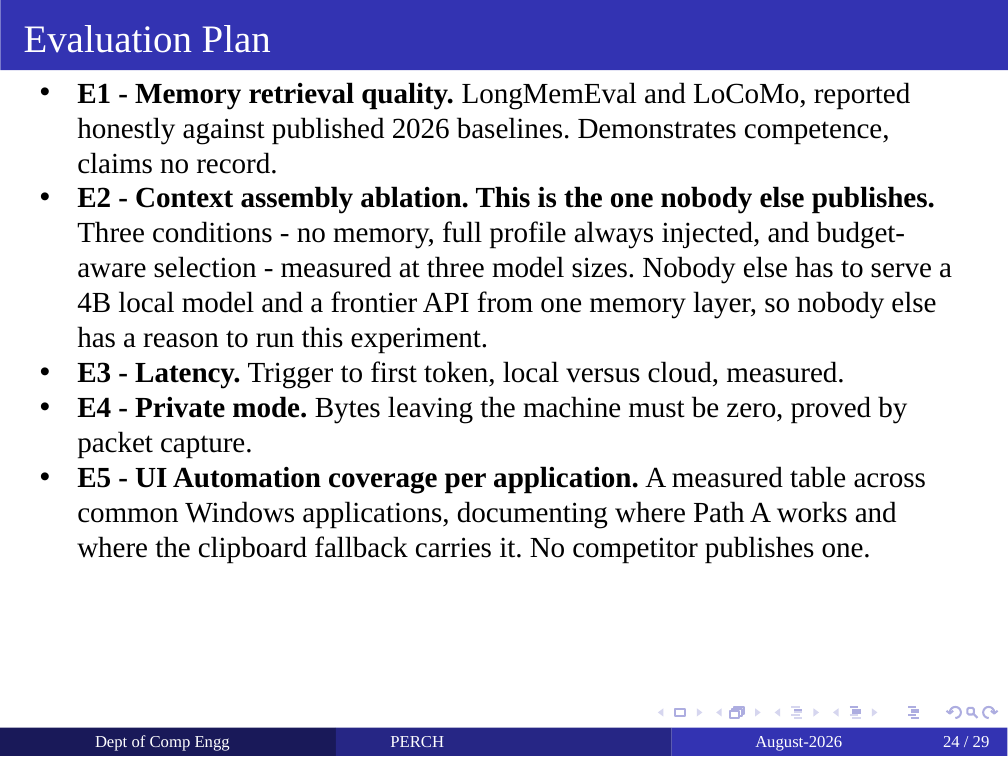
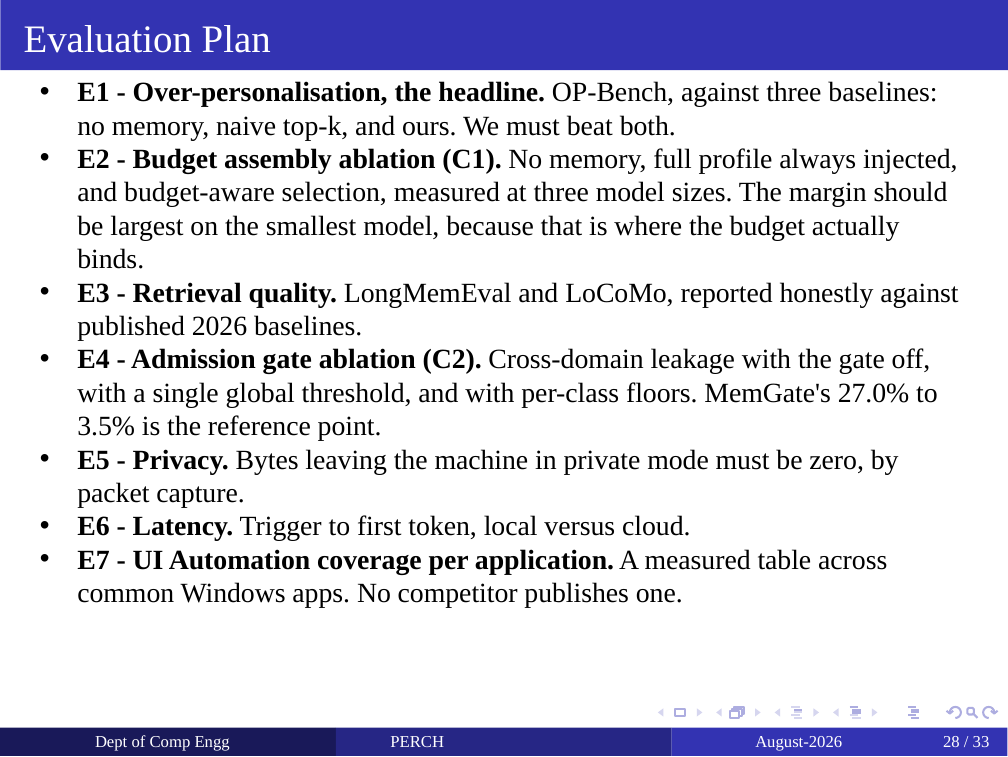
Before and after one commit to yashdoke7/perch, a slide deck: slide 28 of docs/PERCH_Project_Review.pptx (slide 24 before the commit). Drawn at 1008x757 pixels with LibreOffice and Linux fonts; fonts in the diff are those of the drawing. Boxes give left, top, right and bottom in pixels: in the first picture for what was removed or moved away, otherwise in the second. Text is boxed around its words. In the diff, an @@ line names an element or a change of style, - is before the commit and + after.

```diff
--- a/docs/PERCH_Project_Review.pptx
+++ b/docs/PERCH_Project_Review.pptx
@@ text at (77, 81, 958, 608): text changed; size 10.5 to 10 pt @@
-  • E1 - Memory retrieval quality. LongMemEval and LoCoMo, reported honestly against published 2026 baselines. Demonstrates competence, claims no record.
-  • E2 - Context assembly ablation. This is the one nobody else publishes. Three conditions - no memory, full profile always injected, and budget-aware selection - measured at three model sizes. Nobody else has to serve a 4B local model and a frontier API from one memory layer, so nobody else has a reason to run this experiment.
-  • E3 - Latency. Trigger to first token, local versus cloud, measured.
-  • E4 - Private mode. Bytes leaving the machine must be zero, proved by packet capture.
-  • E5 - UI Automation coverage per application. A measured table across common Windows applications, documenting where Path A works and where the clipboard fallback carries it. No competitor publishes one.
+  • E1 - Over-personalisation, the headline. OP-Bench, against three baselines: no memory, naive top-k, and ours. We must beat both.
+  • E2 - Budget assembly ablation (C1). No memory, full profile always injected, and budget-aware selection, measured at three model sizes. The margin should be largest on the smallest model, because that is where the budget actually binds.
+  • E3 - Retrieval quality. LongMemEval and LoCoMo, reported honestly against published 2026 baselines.
+  • E4 - Admission gate ablation (C2). Cross-domain leakage with the gate off, with a single global threshold, and with per-class floors. MemGate's 27.0% to 3.5% is the reference point.
+  • E5 - Privacy. Bytes leaving the machine in private mode must be zero, by packet capture.
+  • E6 - Latency. Trigger to first token, local versus cloud.
+  • E7 - UI Automation coverage per application. A measured table across common Windows apps. No competitor publishes one.
@@ page number at (943, 736, 990, 747): text changed @@
-24 / 29
+28 / 33
```
Also in this commit, not shown: 27 other slides changed, 4 slides added, 2 other files.
